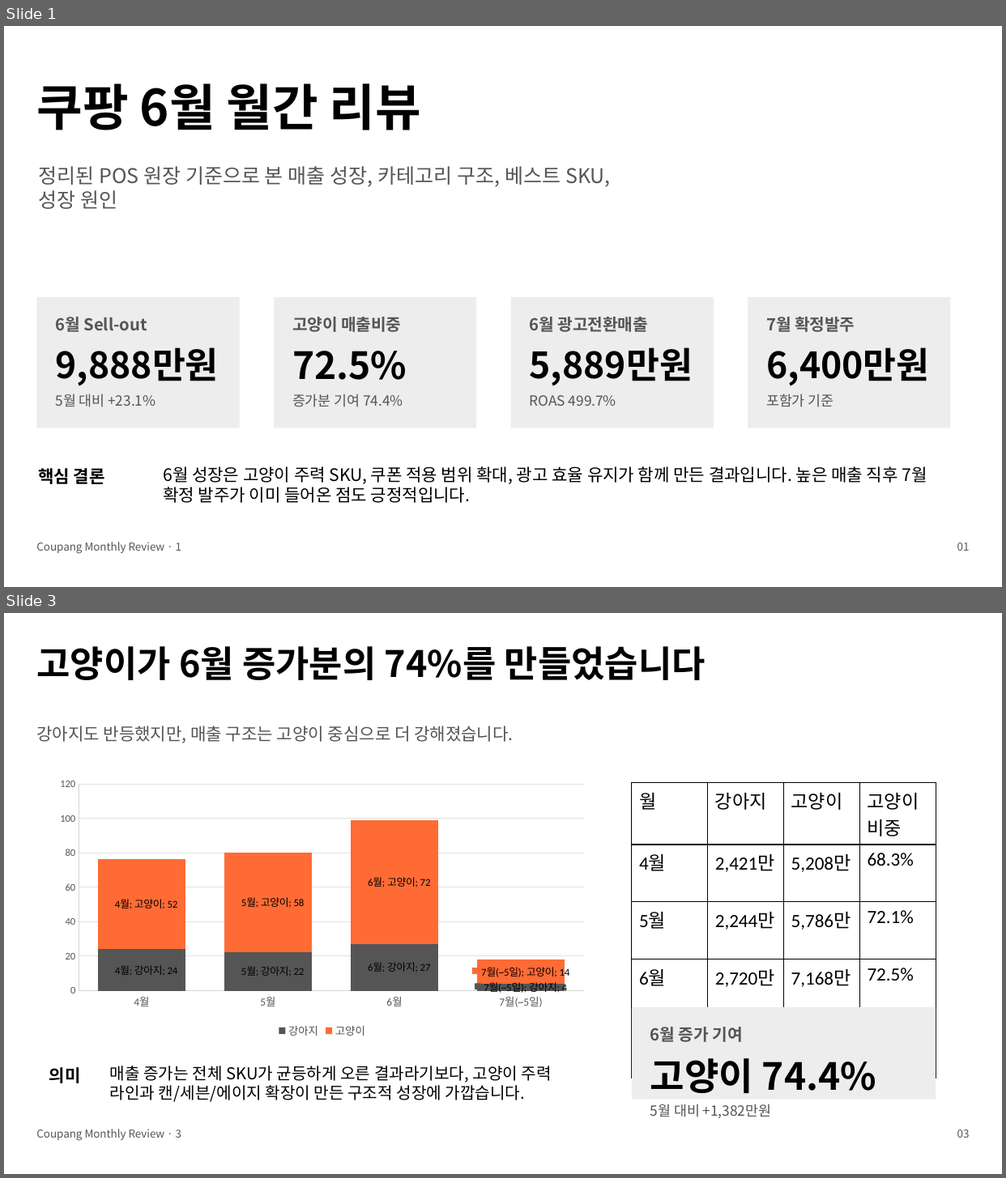
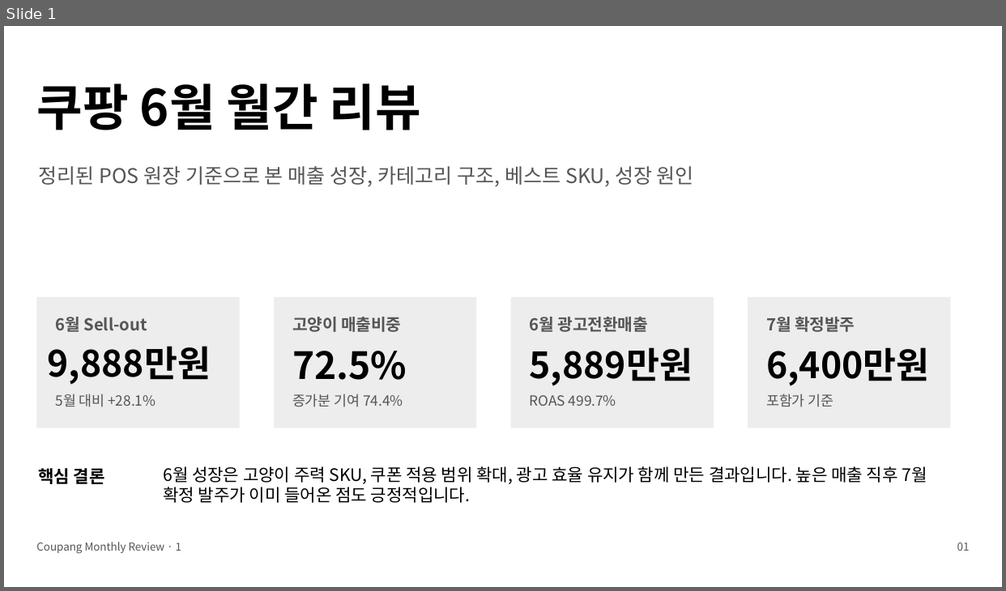
Before and after one commit to dlsgh87-spec/new-project, a slide deck: outputs/coupang_monthly_review_2026_06.pptx. Shown one above the other, each under a label of ours: slides 1 and 3 before the commit, slide 1 after it; the slides between them are not shown. The pictures are 1006x1178 and 1006x591 pixels, drawn with LibreOffice and Linux fonts; fonts in the diff are those of the drawing. Boxes give left, top, right and bottom in pixels: in the first picture for what was removed or moved away, otherwise in the second. Text is boxed around its words. In the diff, an @@ line names an element or a change of style, - is before the commit and + after.

```diff
--- a/outputs/coupang_monthly_review_2026_06.pptx
+++ b/outputs/coupang_monthly_review_2026_06.pptx
@@ slide 3 removed at bbox=[4, 613, 1002, 1174], background #FFFFFF @@
@@ text removed at bbox=[36, 646, 705, 680] @@
-고양이가 6월 증가분의 74%를 만들었습니다
@@ text removed at bbox=[36, 726, 513, 743] @@
-강아지도 반등했지만, 매출 구조는 고양이 중심으로 더 강해졌습니다.
@@ column stacked chart removed at bbox=[49, 773, 594, 1042] @@
-categories: 4월, 5월, 6월, 7월(~5일)
-강아지: 24.2, 22.4, 27.2, 4.2
-고양이: 52.1, 57.9, 71.7, 13.9
@@ table removed at bbox=[632, 783, 938, 1046], 5 rows, 4 columns @@
-월 | 강아지 | 고양이 | 고양이 비중
-4월 | 2,421만 | 5,208만 | 68.3%
-5월 | 2,244만 | 5,786만 | 72.1%
-6월 | 2,720만 | 7,168만 | 72.5%
-7월~5일 | 418만 | 1,393만 | 76.9%
@@ rectangle removed at bbox=[632, 1007, 936, 1100] @@
@@ text removed at bbox=[650, 1027, 743, 1042] @@
-6월 증가 기여
@@ text removed at bbox=[49, 1067, 81, 1084] @@
-의미
@@ text removed at bbox=[110, 1066, 552, 1102] @@
-매출 증가는 전체 SKU가 균등하게 오른 결과라기보다, 고양이 주력 라인과 캔/세븐/에이지 확장이 만든 구조적 성장에 가깝습니다.
@@ text removed at bbox=[650, 1059, 876, 1093] @@
-고양이 74.4%
@@ text removed at bbox=[650, 1104, 771, 1118] @@
-5월 대비 +1,382만원
@@ text removed at bbox=[36, 1129, 181, 1141] @@
-Coupang Monthly Review · 3
@@ text removed at bbox=[957, 1130, 970, 1138] @@
-03
@@ slide 1 changed as well @@
@@ text "정리된 POS 원장 기준으로 본 ..." rewrapped from bbox=[38, 166, 610, 209] to bbox=[38, 166, 694, 187] @@
@@ text "9,888만원": place and size @@
-text "9,888만원" at bbox=[56, 348, 219, 386]
+text "9,888만원" at bbox=[48, 346, 211, 385]
@@ text at bbox=[56, 394, 155, 408]: text changed @@
-5월 대비 +23.1%
+5월 대비 +28.1%
```
Also in this commit, not shown: 3 other slides changed, 1 slide added, 1 other slide removed.
